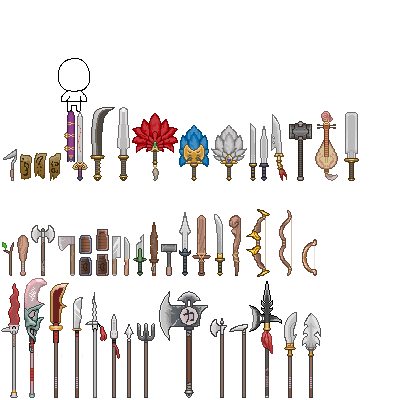
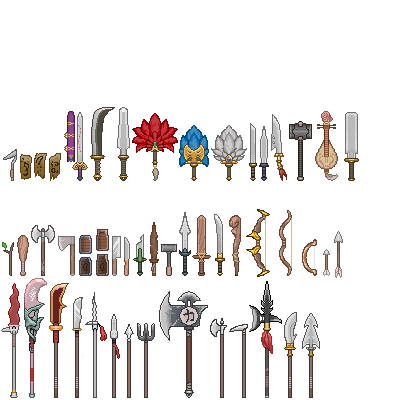
Revision of a layered 400×400 image; what changed, layer by layer:
painted on "장료_글레이브" over <box>302,313,321,351</box>
added layer "레이어 6 복사" in group "무기류" over <box>334,231,343,278</box>
added layer "레이어 6" in group "무기류" over <box>323,249,330,276</box>
hid "캐릭터사이즈_2등신" over <box>58,58,90,112</box>
